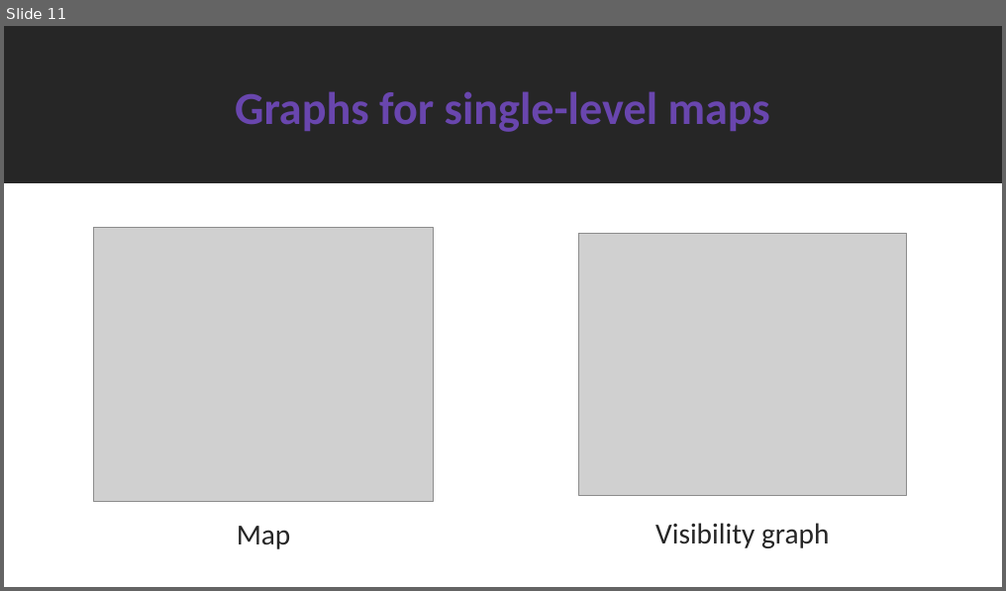
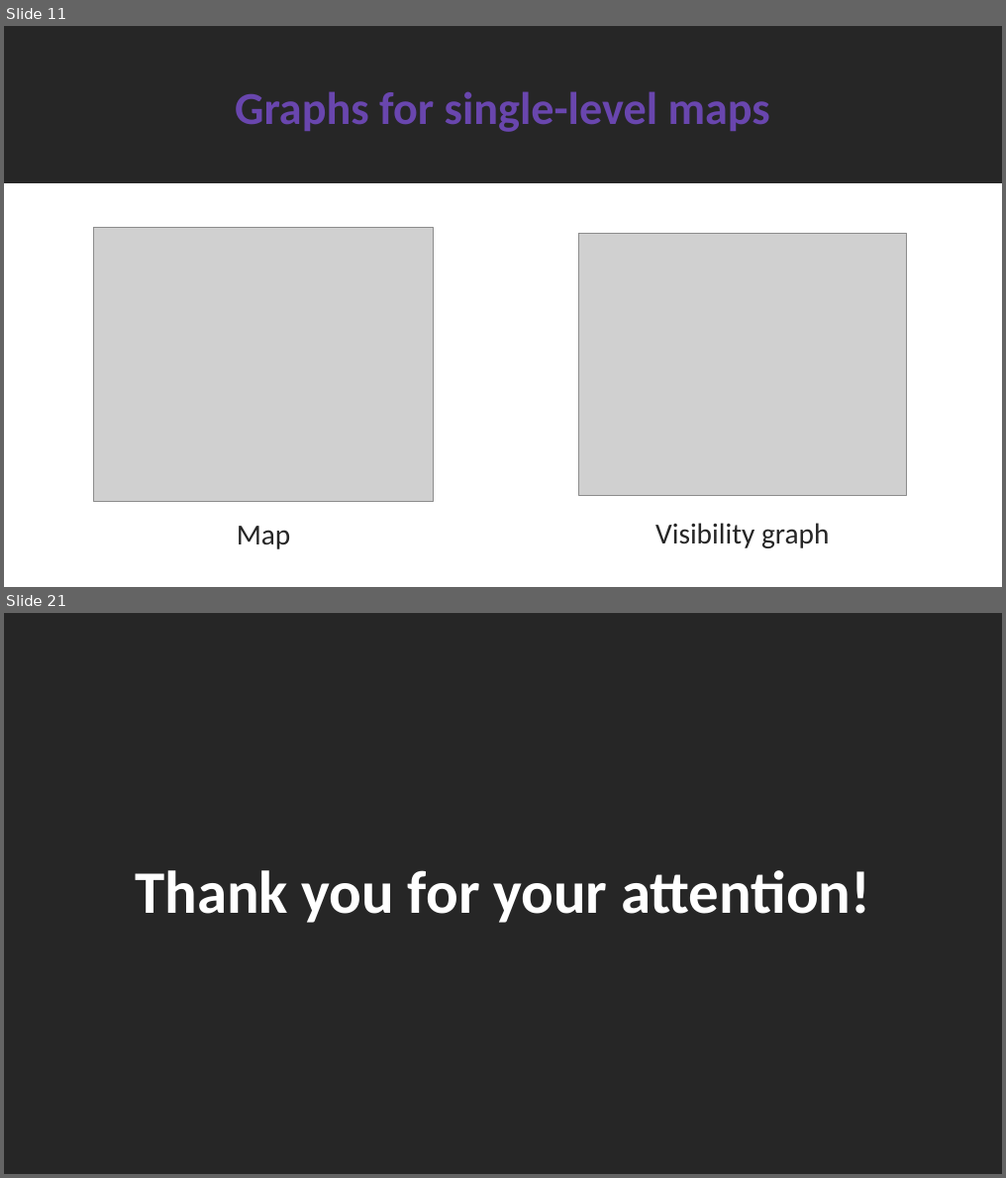
Before and after one commit to SimoDedo/ProjectArena, a slide deck: Presentation/An Online Framework for User-Based Analysis of Maps in First Person Shooters.pptx. Shown one above the other, each under a label of ours: slide 11 before the commit, slides 11 and 21 after it; the slides between them are not shown. The pictures are 1006x591 and 1006x1178 pixels, drawn with LibreOffice and Linux fonts; fonts in the diff are those of the drawing; grey boxes stand for pictures. Boxes give left, top, right and bottom in pixels: in the first picture for what was removed or moved away, otherwise in the second. Text is boxed around its words. In the diff, an @@ line names an element or a change of style, - is before the commit and + after.

```diff
--- a/Presentation/An Online Framework for User-Based Analysis of Maps in First Person Shooters.pptx
+++ b/Presentation/An Online Framework for User-Based Analysis of Maps in First Person Shooters.pptx
@@ slide 21 added at (x1=4, y1=613, x2=1002, y2=1174), background #262626 @@
@@ title added at (x1=135, y1=870, x2=870, y2=923), 58 pt, text #FFFFFF, bold @@
+Thank you for your attention!
```
Also in this commit, not shown: 5 slides changed, 7 other slides added, 15 other files.
